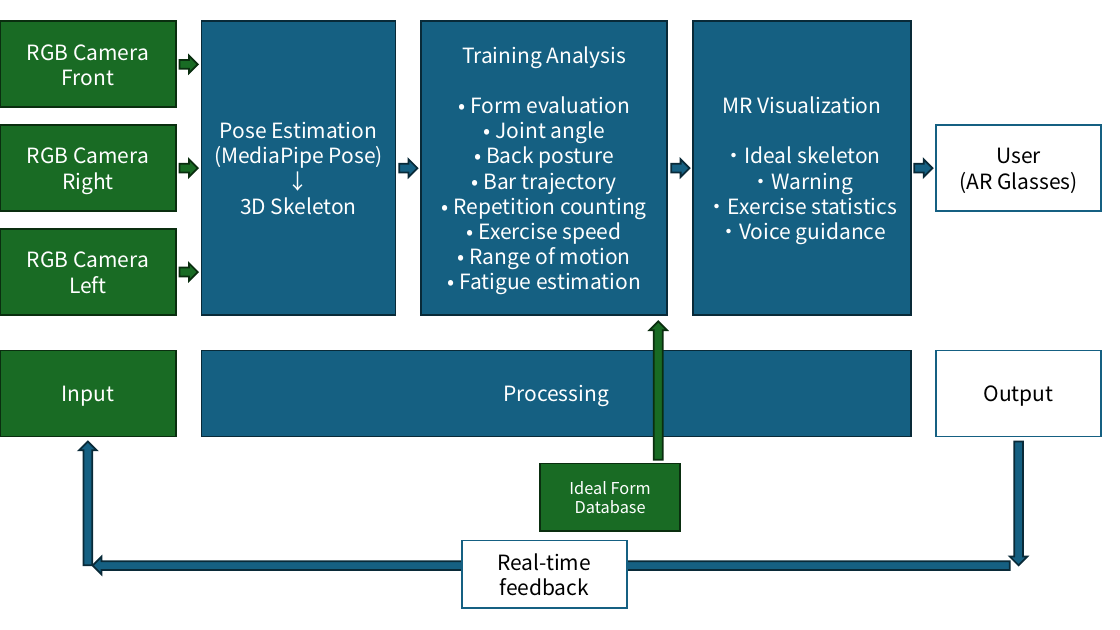
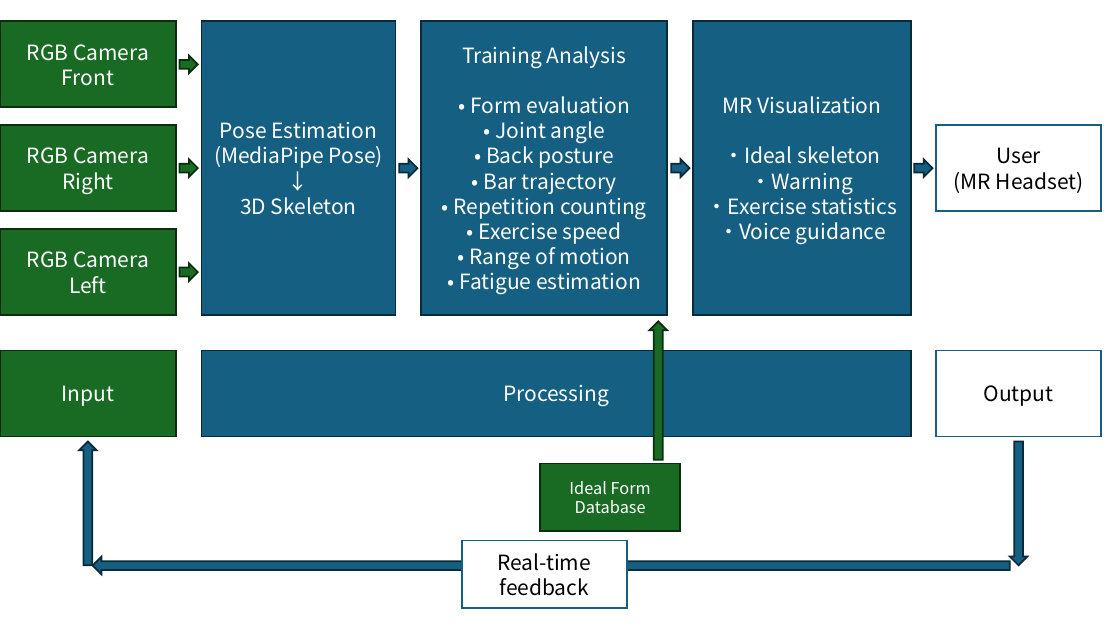
Before and after one commit to tomoaki855/mixed_reality2026, a slide deck: slide 1 of report/figures/figure.pptx. Drawn at 1120x630 pixels with LibreOffice and Linux fonts; fonts in the diff are those of the drawing. Boxes give left, top, right and bottom in pixels: in the first picture for what was removed or moved away, otherwise in the second. Text is boxed around its words. In the diff, an @@ line names an element or a change of style, - is before the commit and + after.

```diff
--- a/report/figures/figure.pptx
+++ b/report/figures/figure.pptx
@@ text in rectangle at (x1=954, y1=172, x2=1084, y2=193): text changed @@
-(AR Glasses)
+(MR Headset)
```
Also in this commit, not shown: 1 slide added, 11 other files.
